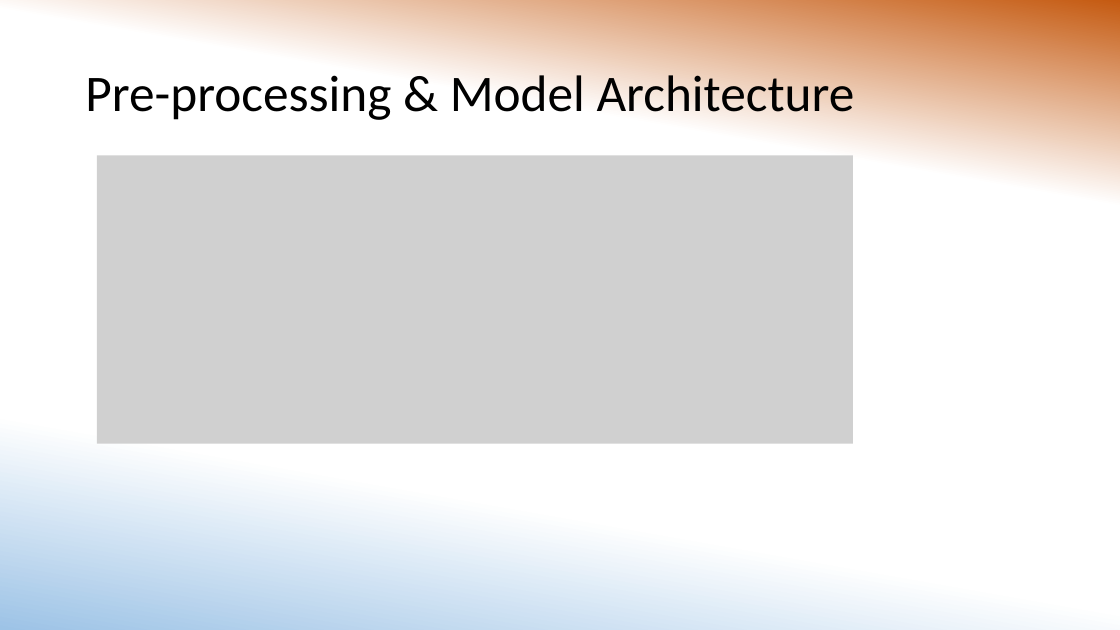
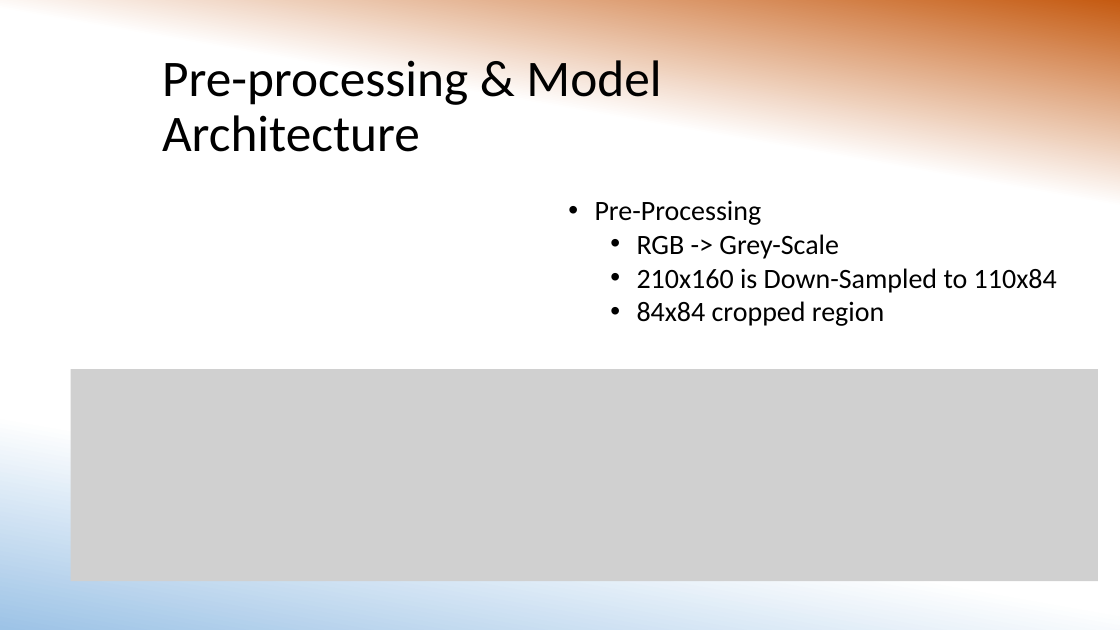
Before and after one commit to MorganMWJ/sem1020-paper-presentations, a slide deck: slide 7 of DQN/dqn_slides.pptx. Drawn at 1120x630 pixels with LibreOffice and Linux fonts; fonts in the diff are those of the drawing; grey boxes stand for pictures. Boxes give left, top, right and bottom in pixels: in the first picture for what was removed or moved away, otherwise in the second. Text is boxed around its words. In the diff, an @@ line names an element or a change of style, - is before the commit and + after.

Commit message:
Added results slides and images

```diff
--- a/DQN/dqn_slides.pptx
+++ b/DQN/dqn_slides.pptx
@@ title "Pre-processing & Model Architecture" rewrapped from (85,68,855,123) to (162,54,661,152) @@
@@ picture removed at (97,155,853,444) @@
@@ text added at (595,201,1057,326), 24 pt, text #000000 @@
+• Pre-Processing
+  • RGB -> Grey-Scale
+  • 210x160 is Down-Sampled to 110x84
+  • 84x84 cropped region
@@ picture added at (71,369,1098,581) @@
```
Also in this commit, not shown: 3 other slides changed, 2 slides added, 4 other files.
